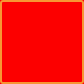
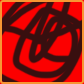
Before/after of a 84 x 84 layered artwork. What changed in the layer stack:
added layer "Capa 9" in group "Grupo 2" over (x1=2, y1=2, x2=82, y2=82)
